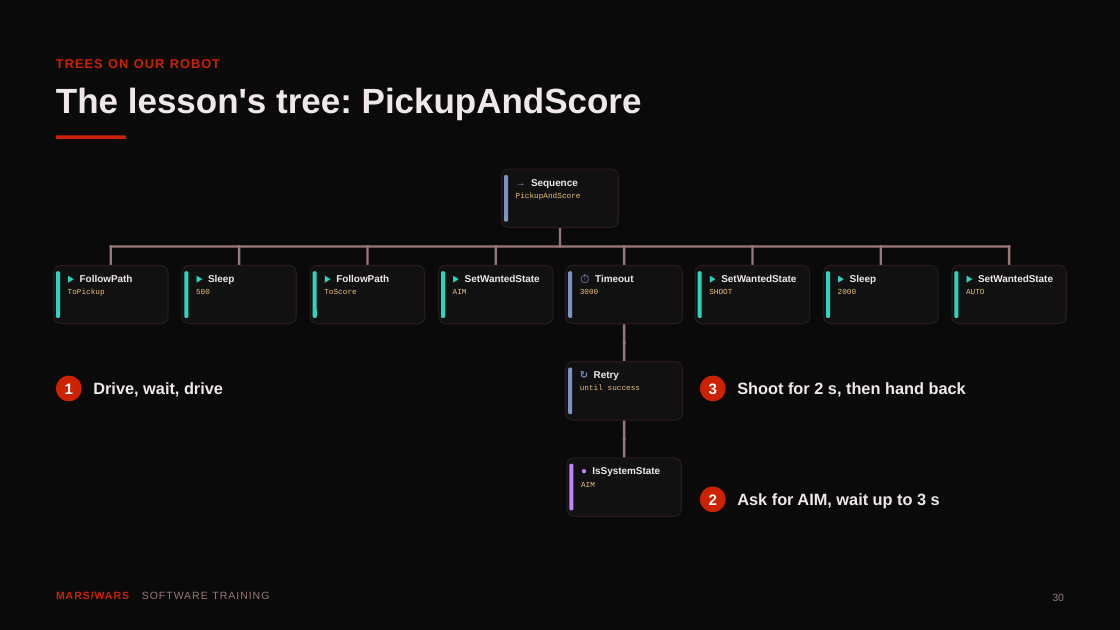
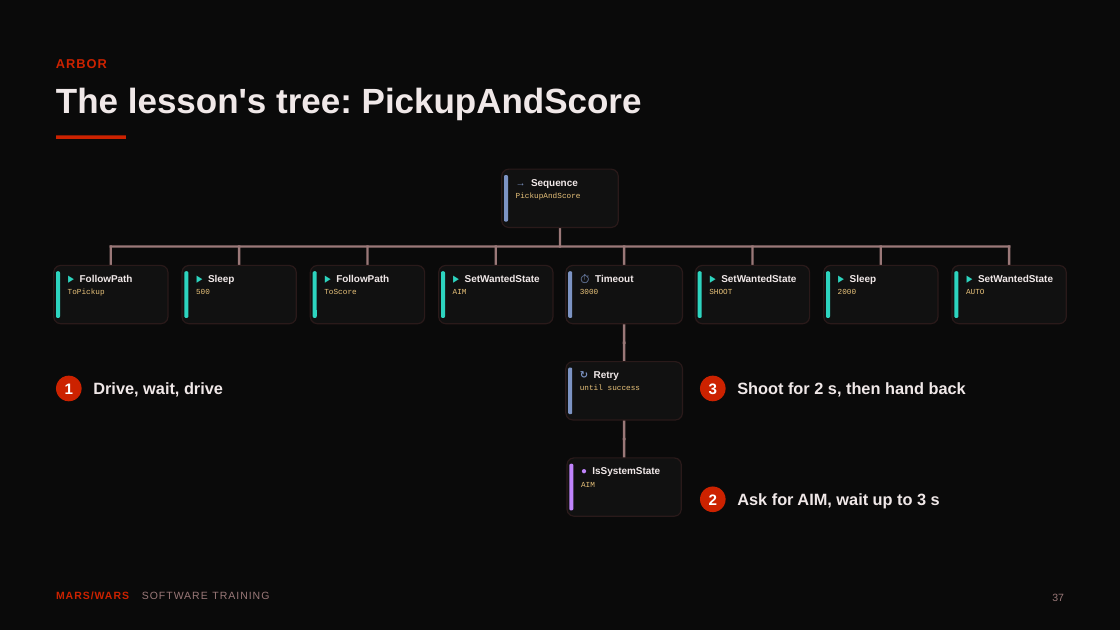
Before and after one commit to FRC-Team-4143/scriptum-lessons, a slide deck: slide 37 of deck9-autonomous.pptx (slide 30 before the commit). Drawn at 1120x630 pixels with LibreOffice and Linux fonts; fonts in the diff are those of the drawing. Boxes give left, top, right and bottom in pixels: in the first picture for what was removed or moved away, otherwise in the second. Text is boxed around its words. In the diff, an @@ line names an element or a change of style, - is before the commit and + after.

```diff
--- a/deck9-autonomous.pptx
+++ b/deck9-autonomous.pptx
@@ text at (x1=56, y1=59, x2=107, y2=68): text changed @@
-TREES ON OUR ROBOT
+ARBOR
@@ text at (x1=1052, y1=594, x2=1064, y2=601): text changed @@
-30
+37
```
Also in this commit, not shown: 37 other slides changed, 7 slides added, 1 other file.
